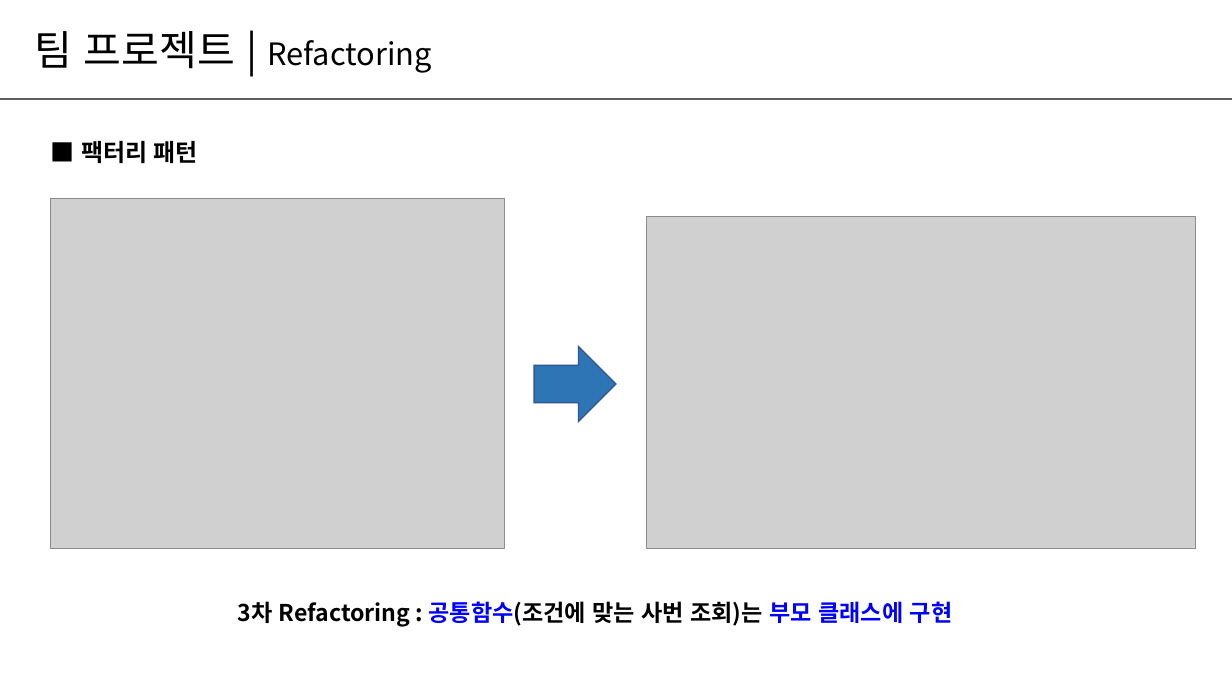
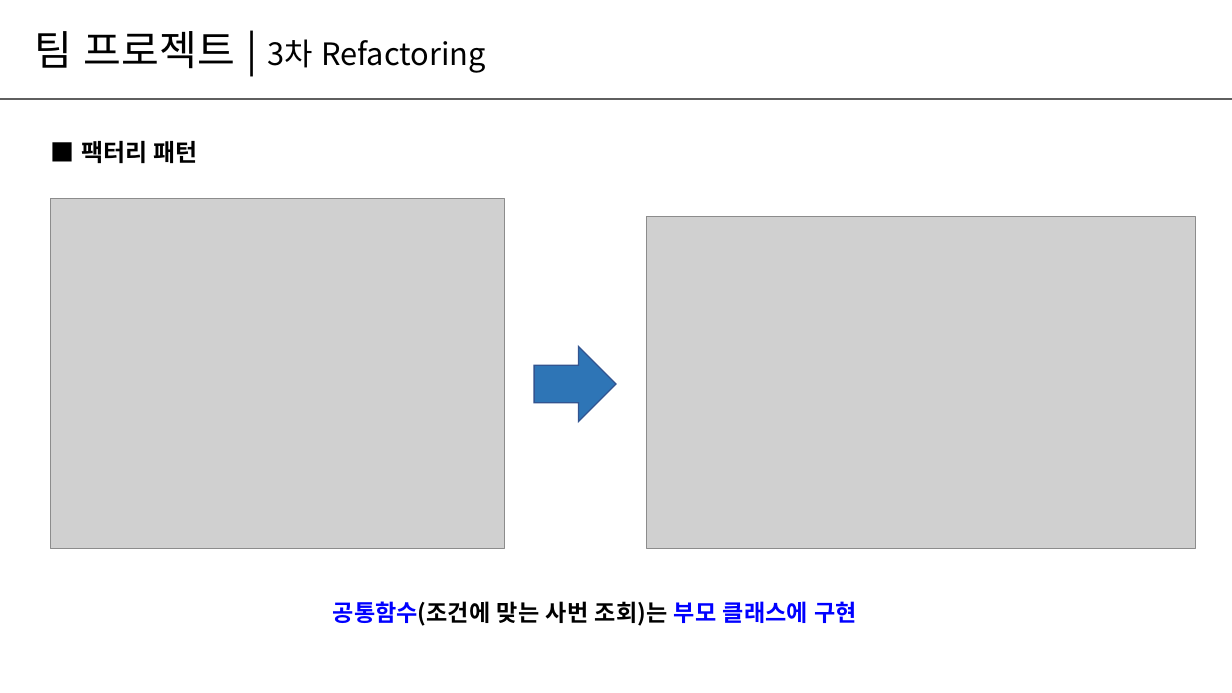
Before and after one commit to wjoongkim/Easy, a slide deck: slide 8 of 팀프로젝트_Easy팀_발표.pptx. Drawn at 1232x693 pixels with LibreOffice and Linux fonts; fonts in the diff are those of the drawing; grey boxes stand for pictures. Boxes give left, top, right and bottom in pixels: in the first picture for what was removed or moved away, otherwise in the second. Text is boxed around its words. In the diff, an @@ line names an element or a change of style, - is before the commit and + after.

```diff
--- a/팀프로젝트_Easy팀_발표.pptx
+++ b/팀프로젝트_Easy팀_발표.pptx
@@ text at <box>35,31,486,73</box>: text changed @@
-팀 프로젝트 | Refactoring
+팀 프로젝트 | 3차 Refactoring
@@ text at <box>333,601,857,626</box>: text changed; text colour #000000 to #0000FF @@
-3차 Refactoring : 공통함수(조건에 맞는 사번 조회)는 부모 클래스에 구현
+공통함수(조건에 맞는 사번 조회)는 부모 클래스에 구현
```
Also in this commit, not shown: 6 other slides changed.
